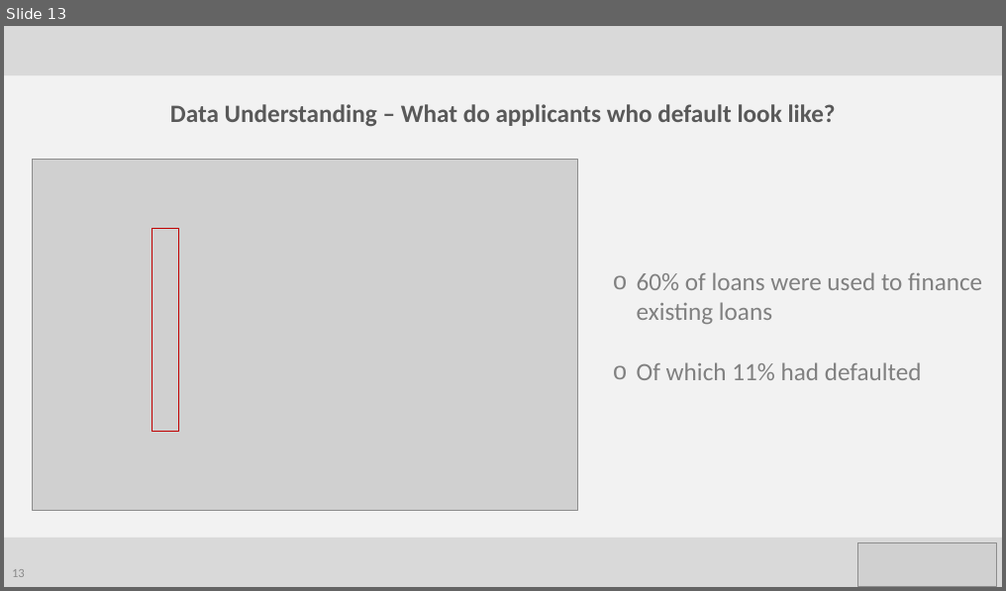
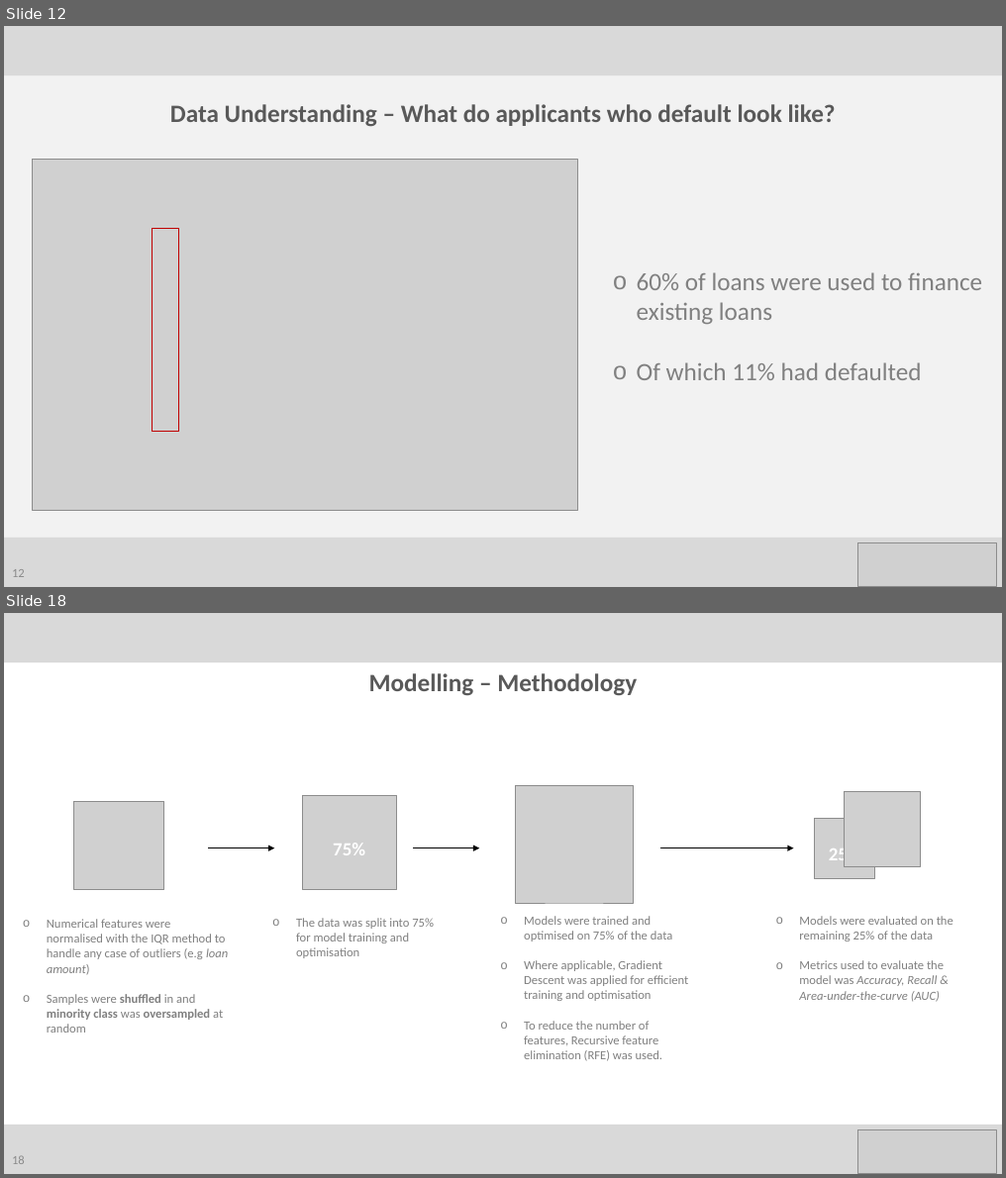
Before and after one commit to ah12068/fca-takehome-test, a slide deck: reports/FCA_presentation.pptx. Shown one above the other, each under a label of ours: slide 13 before the commit, slides 12 and 18 after it; the slides between them are not shown. The pictures are 1006x591 and 1006x1178 pixels, drawn with LibreOffice and Linux fonts; fonts in the diff are those of the drawing; grey boxes stand for pictures. Boxes give left, top, right and bottom in pixels: in the first picture for what was removed or moved away, otherwise in the second. Text is boxed around its words. In the diff, an @@ line names an element or a change of style, - is before the commit and + after.

```diff
--- a/reports/FCA_presentation.pptx
+++ b/reports/FCA_presentation.pptx
@@ slide 18 added at (4,613,1002,1174), background #FFFFFF @@
@@ rectangle added at (4,613,1002,663), fill #D9D9D9 @@
@@ text added at (369,673,637,695), 24 pt, text #595959, bold @@
+Modelling – Methodology
@@ picture added at (515,785,634,903) @@
@@ picture added at (73,802,164,890) @@
@@ picture added at (303,796,397,890) @@
@@ picture added at (814,819,874,878) @@
@@ picture added at (844,791,920,866) @@
@@ arrow added from (208, 848) to (275, 848), #000000 0.5 pt @@
@@ text added at (333,843,365,856), 18 pt, text #FFFFFF, bold @@
+75%
@@ arrow added from (414, 848) to (479, 848), #000000 0.5 pt @@
@@ arrow added from (660, 848) to (794, 848), #000000 0.5 pt @@
@@ text added at (829,846,861,866), 18 pt, text #FFFFFF, bold @@
+25%
@@ text added at (47,919,228,1033), 12 pt, text #808080 @@
+o Numerical features were normalised with the IQR method to handle any case of outliers (e.g loan amount)
+o Samples were shuffled in and minority class was oversampled at random
@@ text added at (296,918,434,959), 12 pt, text #808080 @@
+o The data was split into 75% for model training and optimisation
@@ text added at (524,916,688,1061), 12 pt, text #808080 @@
+o Models were trained and optimised on 75% of the data
+o Where applicable, Gradient Descent was applied for efficient training and optimisation
+o To reduce the number of features, Recursive feature elimination (RFE) was used.
@@ text added at (799,916,953,1002), 12 pt, text #808080 @@
+o Models were evaluated on the remaining 25% of the data
+o Metrics used to evaluate the model was Accuracy, Recall & Area-under-the-curve (AUC)
@@ rectangle added at (4,1125,1002,1174), fill #D9D9D9 @@
@@ picture added at (858,1131,997,1173) @@
@@ page number added at (12,1156,25,1164), 12 pt, text #8C8C8C @@
+18
@@ what was slide 13 is now slide 12 @@
```
Also in this commit, not shown: 8 slides changed, 15 other slides added, 1 slide removed.
